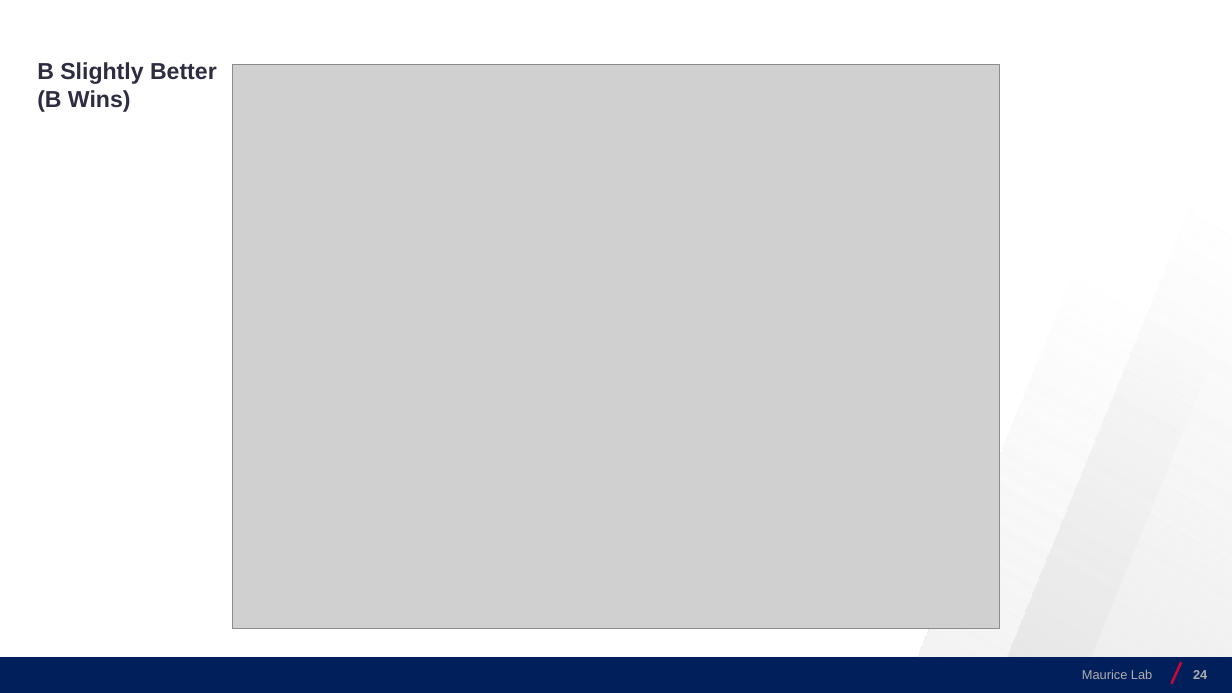
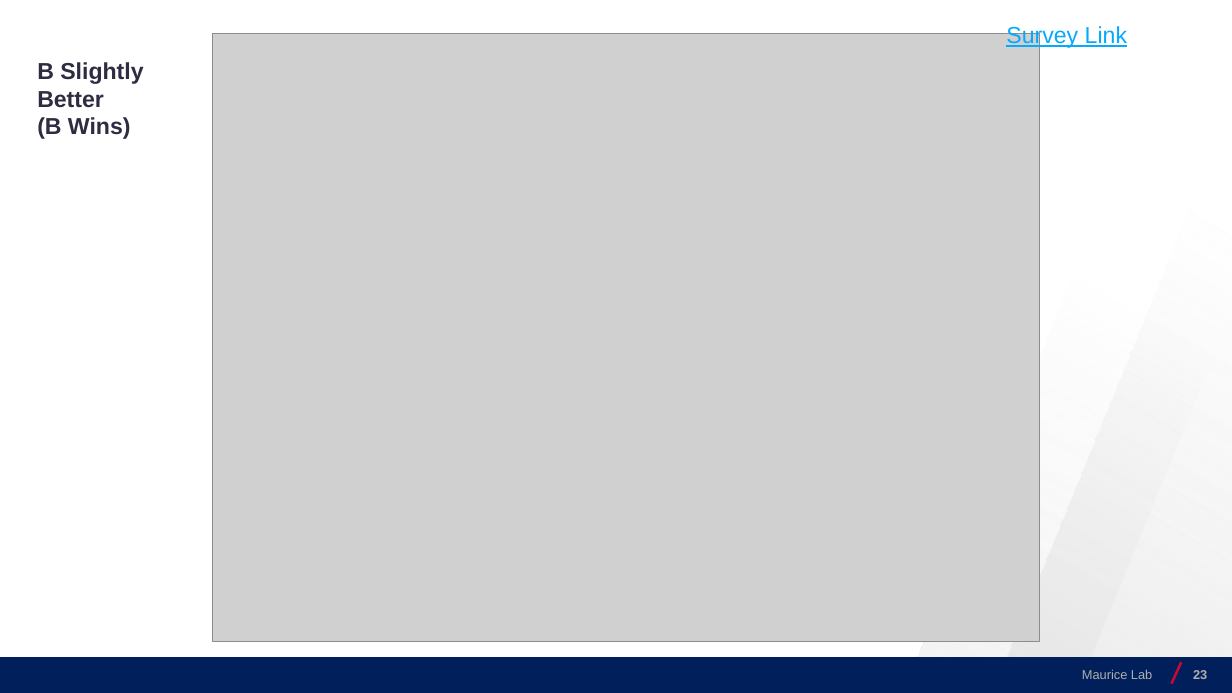
Before and after one commit to josecerv/sponsorship-network, a slide deck: slide 23 of MauriceLab-1113.pptx (slide 24 before the commit). Drawn at 1232x693 pixels with LibreOffice and Linux fonts; fonts in the diff are those of the drawing; grey boxes stand for pictures; background and template pictures are left out. Boxes give left, top, right and bottom in pixels: in the first picture for what was removed or moved away, otherwise in the second. Text is boxed around its words. In the diff, an @@ line names an element or a change of style, - is before the commit and + after.

```diff
--- a/MauriceLab-1113.pptx
+++ b/MauriceLab-1113.pptx
@@ text added at (1006,24,1127,48), 18 pt, text #06AAFC, underline @@
+Survey Link
@@ text "B Slightly Better" rewrapped from (37,62,217,112) to (37,62,143,139) @@
@@ picture: place and size @@
-picture at (233,65,1000,628)
+picture at (213,33,1040,641)
@@ page number at (1193,670,1207,679): text changed @@
-24
+23
```
Also in this commit, not shown: 26 other slides changed, 2 slides removed.
